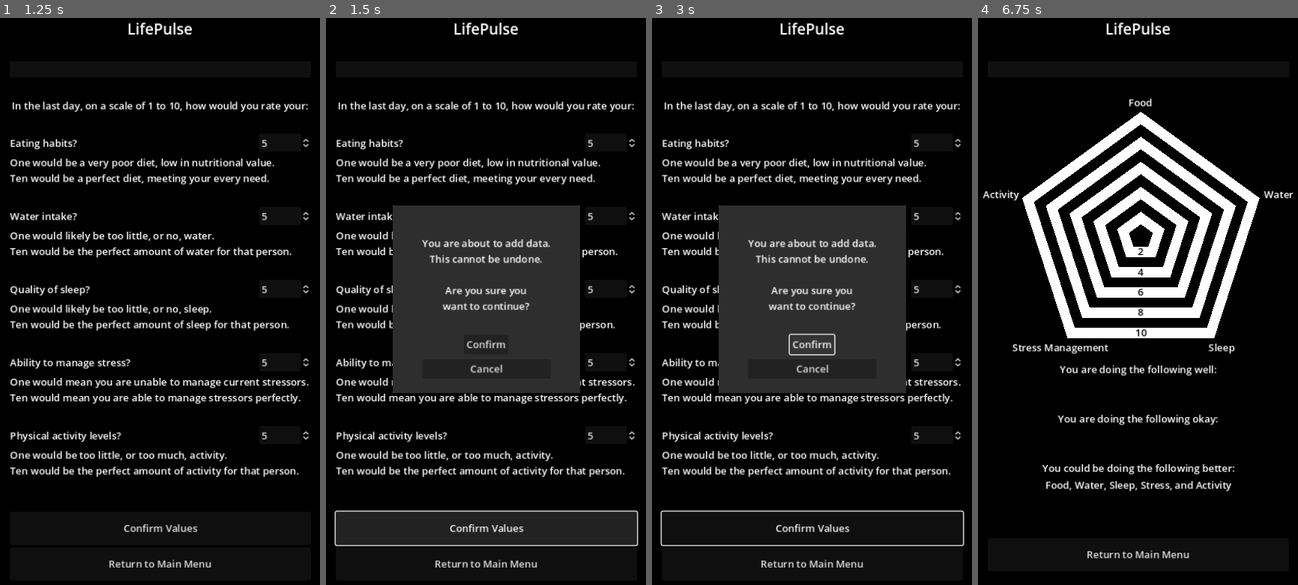
Above: before the commit, frames 1-4 (left to right).
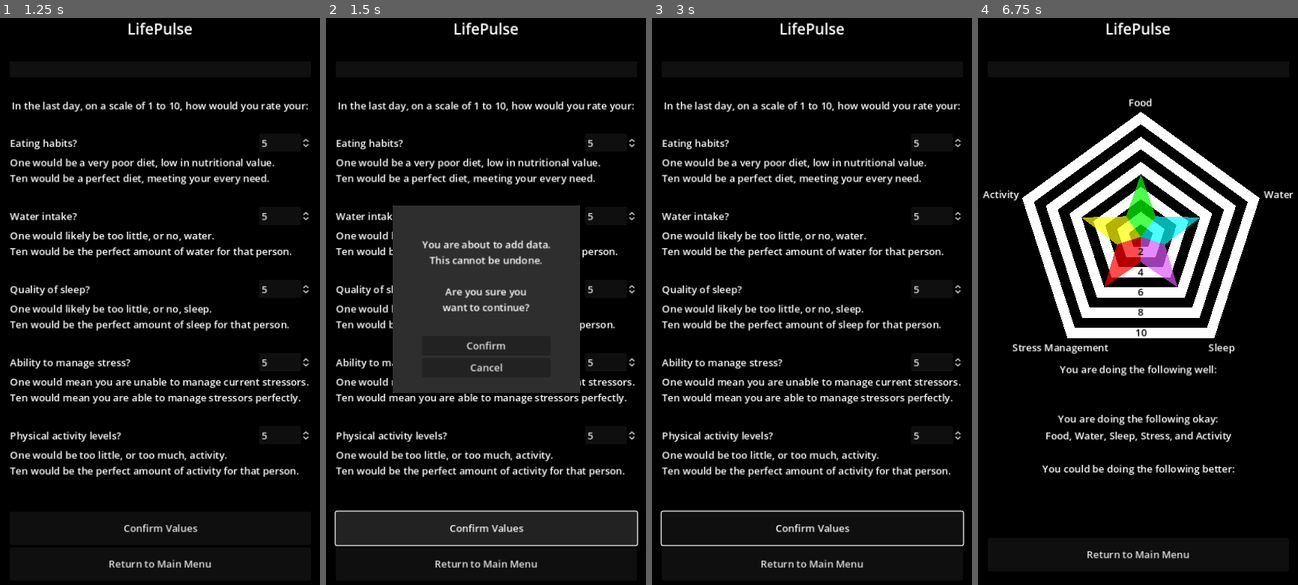
Above: after the commit, the same moments.

Repository: Thorqs/VitaPulsi
Game: Godot game, scene res://control.tscn
Two runs of this game, one before a commit and one after it. Both use one fixed random seed, a clock stepped at 60 frames per second and the inputs below.
Inputs (mouse positions are in pixels of both pictures, inside the frame that each line leads up to):
- Up to frame 1 (1.25 s): click "Input" at 0.5 s
- Up to frame 2 (1.5 s): click "Confirm Values" at 1.25 s
- Up to frame 3 (3 s): click "Confirm Values" at 2 s; click "Confirm" at 2.75 s
- Up to frame 4 (6.75 s): click (1138, 346) at 3.5 s, where only the run before the commit has a clickable "Confirm"; click "Confirm Values" at 4.25 s; click "Confirm" at 5 s; click "Return to Main Menu" at 5.75 s; click "Output" at 6.5 s

Frame 1 is identical in both runs. In frame 2, 1.1% of the frame differs, in the area x 29-71%, y 39-63%; in frame 3, 19%, in the area x 20-80%, y 33-67%; in frame 4, 3.8%.

Commit message:
Redundancy and such
Got rid of some hbox's and made spin boxes set to 5 on visiblity

Diff:
--- a/Input.gd
+++ b/Input.gd
@@ -35,3 +35,10 @@
 
 	%Output.update_output()
 	%History.update_contents()
+
+func _on_visibility_changed():
+	get_node("HBox_Food/Food_Val").value = 5
+	get_node("HBox_Water/Water_Val").value = 5
+	get_node("HBox_Sleep/Sleep_Val").value = 5
+	get_node("HBox_Stress/Stress_Val").value = 5
+	get_node("HBox_Activity/Activity_Val").value = 5
--- a/control.tscn
+++ b/control.tscn
@@ -477,10 +477,7 @@
 grow_horizontal = 2
 grow_vertical = 2
 
-[node name="Confirm_Text" type="HBoxContainer" parent="Panel/HBox/VBox/Input/Input Button/Input_Confirm/Input_Confirm_Panel/VBoxContainer"]
-layout_mode = 2
-
-[node name="Confirm_Label" type="Label" parent="Panel/HBox/VBox/Input/Input Button/Input_Confirm/Input_Confirm_Panel/VBoxContainer/Confirm_Text"]
+[node name="Confirm_Label" type="Label" parent="Panel/HBox/VBox/Input/Input Button/Input_Confirm/Input_Confirm_Panel/VBoxContainer"]
 layout_mode = 2
 text = "
 You are about to add data.
@@ -493,17 +490,9 @@
 horizontal_alignment = 1
 vertical_alignment = 1
 
-[node name="Confirm_Button_Box" type="HBoxContainer" parent="Panel/HBox/VBox/Input/Input Button/Input_Confirm/Input_Confirm_Panel/VBoxContainer"]
-layout_mode = 2
-alignment = 1
-
-[node name="Confirm Button" type="Button" parent="Panel/HBox/VBox/Input/Input Button/Input_Confirm/Input_Confirm_Panel/VBoxContainer/Confirm_Button_Box"]
+[node name="Confirm Button" type="Button" parent="Panel/HBox/VBox/Input/Input Button/Input_Confirm/Input_Confirm_Panel/VBoxContainer"]
 layout_mode = 2
 text = "Confirm"
-
-[node name="Cancel_Button_Box" type="HBoxContainer" parent="Panel/HBox/VBox/Input/Input Button/Input_Confirm/Input_Confirm_Panel/VBoxContainer"]
-layout_mode = 2
-alignment = 1
 
 [node name="Cancel Button" type="Button" parent="Panel/HBox/VBox/Input/Input Button/Input_Confirm/Input_Confirm_Panel/VBoxContainer"]
 layout_mode = 2
@@ -770,6 +759,7 @@
 [connection signal="pressed" from="Panel/HBox/VBox/Settings/Clear_Button/Clear_Confirm/Clear_Confirm_Panel/VBoxContainer/Cancel Button" to="Panel/HBox/VBox/Settings" method="_on_clear_cancel_button_pressed"]
 [connection signal="pressed" from="Panel/HBox/VBox/Settings/Settings Return to Main" to="Panel/HBox/VBox/Settings" method="_on_return_to_main_button_pressed"]
 [connection signal="pressed" from="Panel/HBox/VBox/History/History Return to Main" to="Panel/HBox/VBox/History" method="_on_history_return_to_main_pressed"]
+[connection signal="visibility_changed" from="Panel/HBox/VBox/Input" to="Panel/HBox/VBox/Input" method="_on_visibility_changed"]
 [connection signal="pressed" from="Panel/HBox/VBox/Input/Input Button" to="Panel/HBox/VBox/Input" method="_on_input_confirm_button_pressed"]
 [connection signal="pressed" from="Panel/HBox/VBox/Input/Input Button/Input_Confirm/Input_Confirm_Panel/VBoxContainer/Confirm Button" to="Panel/HBox/VBox/Input" method="_on_confirm_input_button_pressed"]
 [connection signal="pressed" from="Panel/HBox/VBox/Input/Input Button/Input_Confirm/Input_Confirm_Panel/VBoxContainer/Cancel Button" to="Panel/HBox/VBox/Input" method="_on_input_cancel_button_pressed"]
